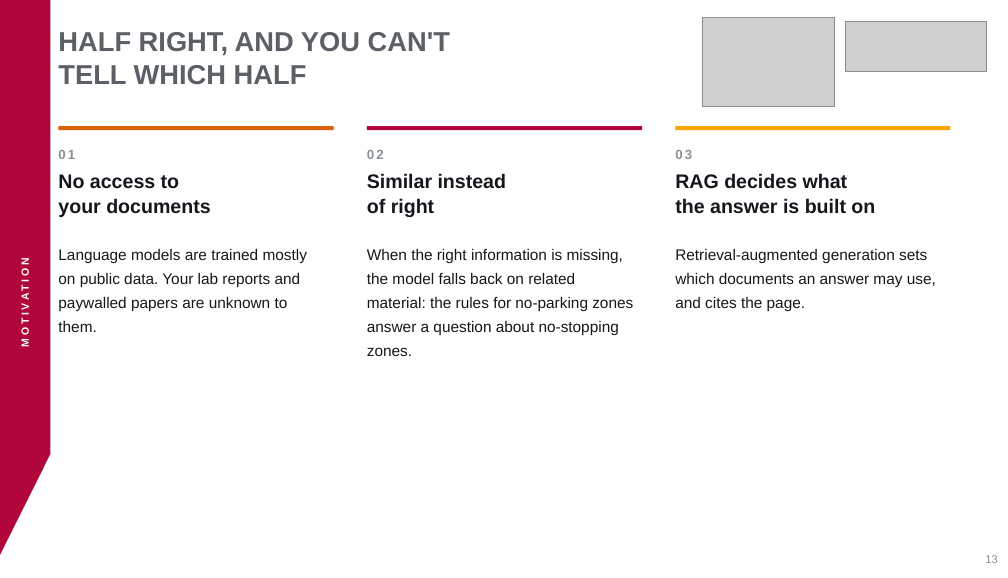
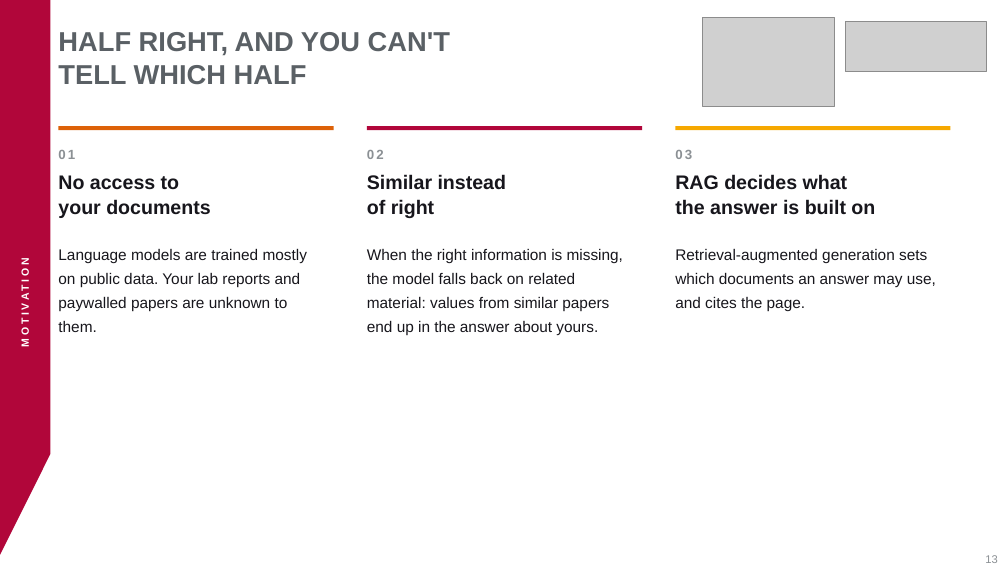
Before and after one commit to aihpi/workshop-rag-basics, a slide deck: slide 13 of workshop/slides/rag-workshop.pptx. Drawn at 1008x578 pixels with LibreOffice and Linux fonts; fonts in the diff are those of the drawing; grey boxes stand for pictures. Boxes give left, top, right and bottom in pixels: in the first picture for what was removed or moved away, otherwise in the second. Text is boxed around its words. In the diff, an @@ line names an element or a change of style, - is before the commit and + after.

```diff
--- a/workshop/slides/rag-workshop.pptx
+++ b/workshop/slides/rag-workshop.pptx
@@ text at bbox=[367, 248, 623, 335]: text changed @@
-When the right information is missing, the model falls back on related material: the rules for no-parking zones answer a question about no-stopping zones.
+When the right information is missing, the model falls back on related material: values from similar papers end up in the answer about yours.
```
Also in this commit, not shown: 8 other slides changed, 2 other files.
